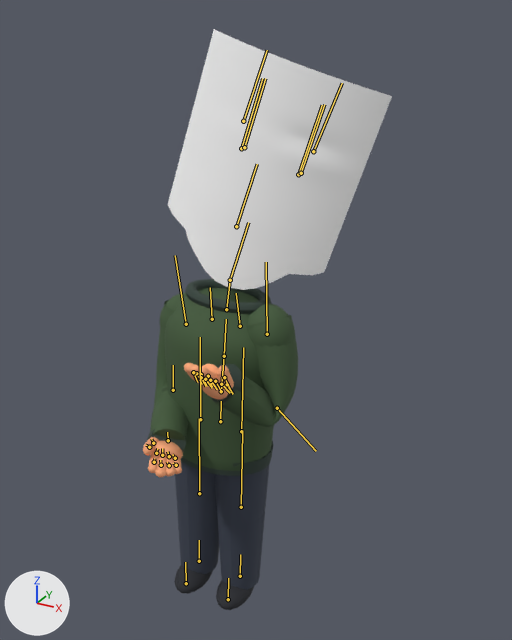
Before and after pictures for a commit that changed the glTF model public/assets/avatar.glb.
Before and after are seen from a camera (50 mm lens) standing at (1.3, -2.12, 2.4) and looking at (0.17, -0.05, 1.37). The lights are fixed; the arrows at lower left show +X, +Y and +Z. The picture after the commit comes second. Both versions are drawn at frame 42 of the action 'ClassicWeighing'; the numbers are the values there. The bones that bend it are drawn over the model as lines.
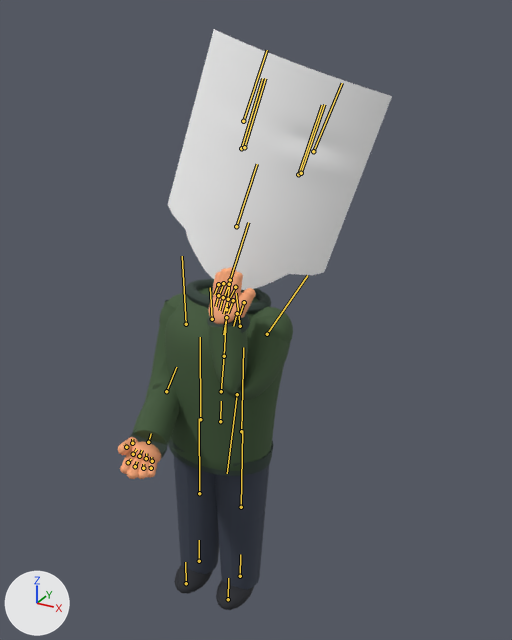
Where the change shows, as pixel boxes (x1, y1, x2, y2) in the pictures (512 x 640 px):
'Mesh_0', posed (10% wider)
    before: (143, 29, 392, 610)
    after: (118, 29, 392, 610)
bone 'UpperArm_L', root to tip
    before: (267, 334) to (266, 262)
    after: (267, 334) to (307, 275)
bone 'LowerArm_L', root to tip
    before: (277, 408) to (316, 451)
    after: (237, 394) to (227, 473)
bone 'UpperArm_R', root to tip
    before: (186, 324) to (175, 255)
    after: (186, 324) to (182, 256)
bone 'LowerArm_R', root to tip
    before: (173, 390) to (173, 365)
    after: (166, 391) to (176, 367)

The edits, one by one:
Bone 'UpperArm_L' (bone_upperarm_l) turns from (7, -34, -15) to (-51, -30, 7) degrees about its own x, y and z.
Bone 'LowerArm_L' (bone_lowerarm_l) turns from (-118, -48, -56) to (-124, -53, -52) degrees about its own x, y and z.
Bone 'UpperArm_R' (bone_upperarm_r) turns from (2, 35, 6) to (-20, 27, 3) degrees about its own x, y and z.
Bone 'LowerArm_R' (bone_lowerarm_r) turns from (-89, -6, 68) to (-82, -22, 66) degrees about its own x, y and z.
